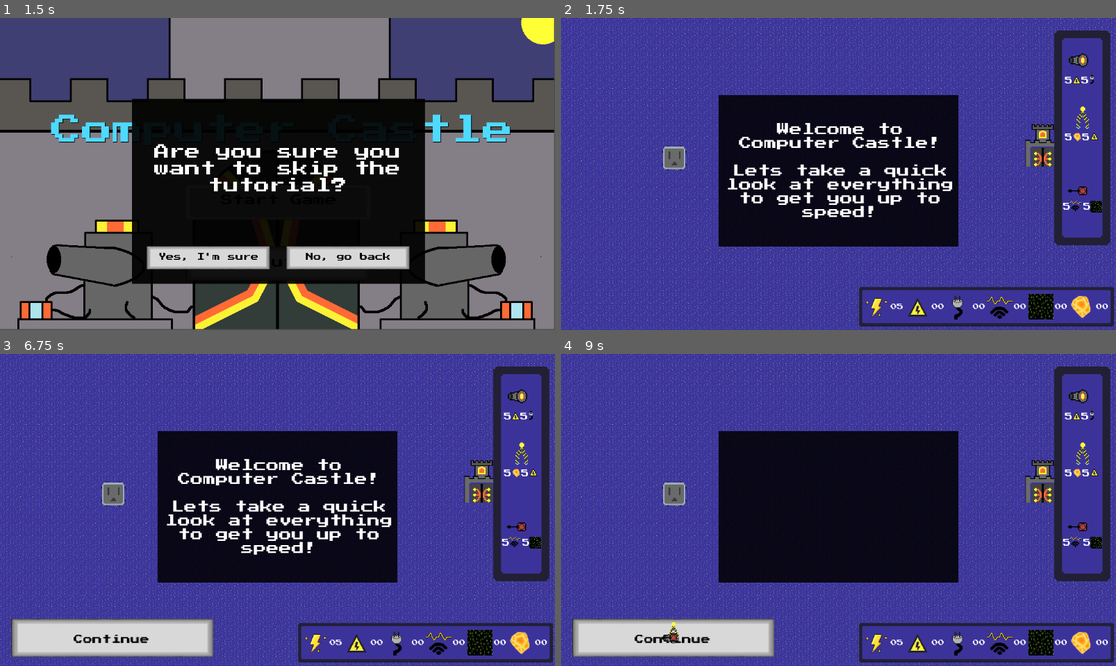
Above: before the commit, frames 1-4 (two rows, left to right).
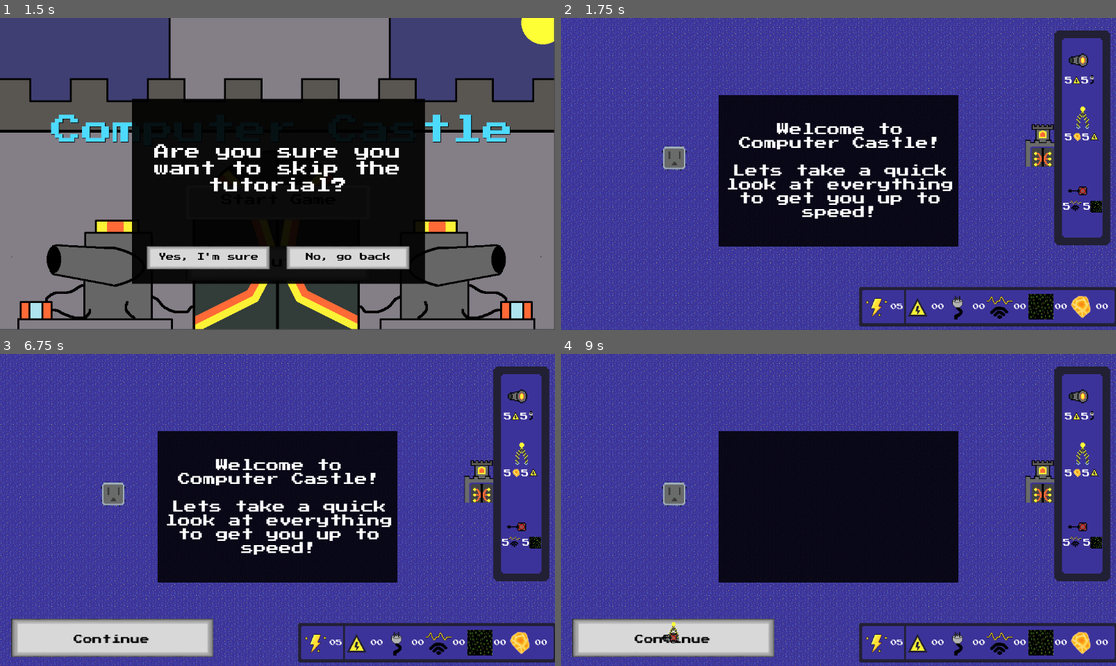
Above: after the commit, the same moments.

Repository: CalebJoines/Computer-Castle
Game: Godot game, scene res://Scenes/TitleScreen.tscn
The game is run twice, just before and just after one commit, with the same random seed, the same clock (stepped at 60 frames per second) and the same inputs. Sound files missing from this copy of the repository are replaced by a short silence.
Inputs (mouse positions are in pixels of both pictures, inside the frame that each line leads up to):
- Up to frame 1 (1.5 s): tap Enter at 0.5 s; drag from (277, 202) to (333, 105) at 0.52 s; tap Space at 1.25 s; drag from (277, 264) to (249, 236) at 1.27 s
- Up to frame 2 (1.75 s): no input
- Up to frame 3 (6.75 s): click (521, 397) at 2 s; click (521, 463) at 2.75 s; click (521, 528) at 3.5 s; click (521, 397) at 4.25 s; click (521, 463) at 5 s; click (521, 528) at 5.75 s; click (521, 397) at 6.5 s
- Up to frame 4 (9 s): click (1082, 463) at 7.25 s; click (1082, 528) at 8 s; tap Enter at 8.75 s; move the mouse to (672, 637) at 8.77 s; click (672, 637) at 8.92 s

Frame 1 is identical in both runs. In frame 2, 0.1% of the frame differs, in the area x 53-100%, y 86-99%; in frame 3, 0.1%; in frame 4, 0.1%.

Commit message:
added updated resource bar

Diff:
--- a/computer-castle-/Scenes/Resource_Counters.tscn
+++ b/computer-castle-/Scenes/Resource_Counters.tscn
@@ -1,9 +1,10 @@
-[gd_scene format=3 uid="uid://cw0ib1cqjj7p"]
+[gd_scene format=3 uid="uid://ij6wxncpngfb"]
 
 [ext_resource type="Script" uid="uid://bv44snd02hlm0" path="res://Scripts/ResourceHUD.gd" id="1_0ru6n"]
 [ext_resource type="Texture2D" uid="uid://b23cno7sihbm1" path="res://Sprites/ResourceSprites/Energy.png" id="2_65vgh"]
 [ext_resource type="FontFile" uid="uid://b888lr52k04li" path="res://Fonts/PressStart2P-Regular.ttf" id="3_65vgh"]
 [ext_resource type="Texture2D" uid="uid://b78lay1d02mx5" path="res://Sprites/ResourceSprites/Bandwidth.png" id="4_8ggkb"]
+[ext_resource type="Texture2D" uid="uid://bkcnurx6vs1ma" path="res://Sprites/ResourceSprites/resource-divider-bar.png" id="4_fsk48"]
 [ext_resource type="Texture2D" uid="uid://dhitel0oagl54" path="res://Sprites/ResourceSprites/volts.png" id="4_hgfry"]
 [ext_resource type="Texture2D" uid="uid://crtdr2frnms0k" path="res://Sprites/ResourceSprites/circuit-export.png" id="5_8ggkb"]
 [ext_resource type="Texture2D" uid="uid://c5tbksqfq33g4" path="res://Sprites/ResourceSprites/Data.png" id="5_fsk48"]
@@ -109,10 +110,11 @@
 
 [node name="NinePatchRect" type="NinePatchRect" parent="." unique_id=225680477]
 z_index = 1
+texture_filter = 1
 layout_mode = 0
 offset_left = -12.0
 offset_top = -18.0
-offset_right = 633.0
+offset_right = 643.0
 offset_bottom = 82.0
 texture = ExtResource("9_8ggkb")
 region_rect = Rect2(0, 0, 64, 64)
@@ -120,3 +122,9 @@
 patch_margin_top = 10
 patch_margin_right = 10
 patch_margin_bottom = 10
+
+[node name="Sprite2D" type="Sprite2D" parent="." unique_id=410811180]
+z_index = 3
+position = Vector2(104.5, 33)
+scale = Vector2(0.625, 1.8235292)
+texture = ExtResource("4_fsk48")
--- /dev/null
+++ b/computer-castle-/foot_soldier.tscn
@@ -0,0 +1,108 @@
+[gd_scene format=3 uid="uid://b0o5t8c81tyc"]
+
+[ext_resource type="Script" uid="uid://cbfa38bdqqvyu" path="res://Scripts/enemy.gd" id="1_iq1b8"]
+[ext_resource type="PackedScene" uid="uid://5hf6ul3oswjh" path="res://tower_hit_affect.tscn" id="2_8kt3c"]
+[ext_resource type="Texture2D" uid="uid://cta3tjkj0dmg4" path="res://Sprites/Enemy Sprites/foot-soldier-enemy-animation-Sheet.png" id="2_uylm8"]
+[ext_resource type="Texture2D" uid="uid://bd6yqe30x01yf" path="res://Sprites/Enemy Sprites/Death Animation.png" id="3_8kt3c"]
+
+[sub_resource type="RectangleShape2D" id="RectangleShape2D_82i46"]
+size = Vector2(18.75, 34)
+
+[sub_resource type="AtlasTexture" id="AtlasTexture_roytg"]
+atlas = ExtResource("2_uylm8")
+region = Rect2(0, 0, 64, 64)
+
+[sub_resource type="AtlasTexture" id="AtlasTexture_f5t70"]
+atlas = ExtResource("2_uylm8")
+region = Rect2(64, 0, 64, 64)
+
+[sub_resource type="AtlasTexture" id="AtlasTexture_pouhj"]
+atlas = ExtResource("2_uylm8")
+region = Rect2(128, 0, 64, 64)
+
+[sub_resource type="AtlasTexture" id="AtlasTexture_7ni7l"]
+atlas = ExtResource("2_uylm8")
+region = Rect2(192, 0, 64, 64)
+
+[sub_resource type="SpriteFrames" id="SpriteFrames_1gtt8"]
+animations = [{
+"frames": [{
+"duration": 1.0,
+"texture": SubResource("AtlasTexture_roytg")
+}, {
+"duration": 1.0,
+"texture": SubResource("AtlasTexture_f5t70")
+}, {
+"duration": 1.0,
+"texture": SubResource("AtlasTexture_pouhj")
+}, {
+"duration": 1.0,
+"texture": SubResource("AtlasTexture_7ni7l")
+}],
+"loop": true,
+"name": &"default",
+"speed": 5.0
+}]
+
+[sub_resource type="AtlasTexture" id="AtlasTexture_vcbit"]
+atlas = ExtResource("3_8kt3c")
+region = Rect2(0, 0, 64, 64)
+
+[sub_resource type="AtlasTexture" id="AtlasTexture_jyaom"]
+atlas = ExtResource("3_8kt3c")
+region = Rect2(64, 0, 64, 64)
+
+[sub_resource type="AtlasTexture" id="AtlasTexture_whll7"]
+atlas = ExtResource("3_8kt3c")
+region = Rect2(128, 0, 64, 64)
+
+[sub_resource type="AtlasTexture" id="AtlasTexture_q5x4t"]
+atlas = ExtResource("3_8kt3c")
+region = Rect2(192, 0, 64, 64)
+
+[sub_resource type="SpriteFrames" id="SpriteFrames_s3h4j"]
+animations = [{
+"frames": [{
+"duration": 1.0,
+"texture": null
+}, {
+"duration": 1.0,
+"texture": SubResource("AtlasTexture_vcbit")
+}, {
+"duration": 1.0,
+"texture": SubResource("AtlasTexture_jyaom")
+}, {
+"duration": 1.0,
+"texture": SubResource("AtlasTexture_whll7")
+}, {
+"duration": 1.0,
+"texture": SubResource("AtlasTexture_q5x4t")
+}, {
+"duration": 1.0,
+"texture": null
+}],
+"loop": false,
+"name": &"default",
+"speed": 3.0
+}]
+
+[node name="FootSoldier" type="Area2D" unique_id=170929755]
+texture_filter = 1
+script = ExtResource("1_iq1b8")
+tower_hit_affect = ExtResource("2_8kt3c")
+metadata/_custom_type_script = "uid://cbfa38bdqqvyu"
+
+[node name="CollisionShape2D" type="CollisionShape2D" parent="." unique_id=452437591]
+position = Vector2(-1.625, -3)
+shape = SubResource("RectangleShape2D_82i46")
+
+[node name="AnimatedSprite2D" type="AnimatedSprite2D" parent="." unique_id=1892821693]
+texture_filter = 1
+scale = Vector2(1, 2)
+sprite_frames = SubResource("SpriteFrames_1gtt8")
+autoplay = "default"
+
+[node name="death" type="AnimatedSprite2D" parent="." unique_id=408347945]
+scale = Vector2(0.7, 0.7)
+sprite_frames = SubResource("SpriteFrames_s3h4j")
+autoplay = "default"
--- /dev/null
+++ b/computer-castle-/red_knight.tscn
@@ -0,0 +1,97 @@
+[gd_scene format=3 uid="uid://csaii1d5x8tft"]
+
+[ext_resource type="Script" uid="uid://cbfa38bdqqvyu" path="res://Scripts/enemy.gd" id="1_2xq65"]
+[ext_resource type="Texture2D" uid="uid://divicet2dqyox" path="res://Sprites/Enemy Sprites/Red-Knight-Enemy-Animation.png" id="2_ayssd"]
+[ext_resource type="PackedScene" uid="uid://5hf6ul3oswjh" path="res://tower_hit_affect.tscn" id="2_f3xpq"]
+[ext_resource type="Texture2D" uid="uid://bd6yqe30x01yf" path="res://Sprites/Enemy Sprites/Death Animation.png" id="3_f3xpq"]
+
+[sub_resource type="RectangleShape2D" id="RectangleShape2D_5rogq"]
+size = Vector2(18.75, 34)
+
+[sub_resource type="AtlasTexture" id="AtlasTexture_4hatm"]
+atlas = ExtResource("2_ayssd")
+region = Rect2(0, 0, 64, 64)
+
+[sub_resource type="AtlasTexture" id="AtlasTexture_lp5xl"]
+atlas = ExtResource("2_ayssd")
+region = Rect2(64, 0, 64, 64)
+
+[sub_resource type="SpriteFrames" id="SpriteFrames_2d452"]
+animations = [{
+"frames": [{
+"duration": 1.0,
+"texture": SubResource("AtlasTexture_4hatm")
+}, {
+"duration": 1.0,
+"texture": SubResource("AtlasTexture_lp5xl")
+}],
+"loop": true,
+"name": &"default",
+"speed": 5.0
+}]
+
+[sub_resource type="AtlasTexture" id="AtlasTexture_vcbit"]
+atlas = ExtResource("3_f3xpq")
+region = Rect2(0, 0, 64, 64)
+
+[sub_resource type="AtlasTexture" id="AtlasTexture_jyaom"]
+atlas = ExtResource("3_f3xpq")
+region = Rect2(64, 0, 64, 64)
+
+[sub_resource type="AtlasTexture" id="AtlasTexture_whll7"]
+atlas = ExtResource("3_f3xpq")
+region = Rect2(128, 0, 64, 64)
+
+[sub_resource type="AtlasTexture" id="AtlasTexture_q5x4t"]
+atlas = ExtResource("3_f3xpq")
+region = Rect2(192, 0, 64, 64)
+
+[sub_resource type="SpriteFrames" id="SpriteFrames_sxuma"]
+animations = [{
+"frames": [{
+"duration": 1.0,
+"texture": null
+}, {
+"duration": 1.0,
+"texture": SubResource("AtlasTexture_vcbit")
+}, {
+"duration": 1.0,
+"texture": SubResource("AtlasTexture_jyaom")
+}, {
+"duration": 1.0,
+"texture": SubResource("AtlasTexture_whll7")
+}, {
+"duration": 1.0,
+"texture": SubResource("AtlasTexture_q5x4t")
+}, {
+"duration": 1.0,
+"texture": null
+}],
+"loop": false,
+"name": &"default",
+"speed": 3.0
+}]
+
+[node name="RedKnight" type="Area2D" unique_id=1905282737]
+script = ExtResource("1_2xq65")
+tower_hit_affect = ExtResource("2_f3xpq")
+metadata/_custom_type_script = "uid://cbfa38bdqqvyu"
+
+[node name="CollisionShape2D" type="CollisionShape2D" parent="." unique_id=2100626930]
+position = Vector2(-1.625, -3)
+shape = SubResource("RectangleShape2D_5rogq")
+
+[node name="AnimatedSprite2D" type="AnimatedSprite2D" parent="." unique_id=75738091]
+texture_filter = 1
+scale = Vector2(1, 2)
+sprite_frames = SubResource("SpriteFrames_2d452")
+autoplay = "default"
+frame = 1
+frame_progress = 0.90492386
+
+[node name="death" type="AnimatedSprite2D" parent="." unique_id=619564901]
+scale = Vector2(0.7, 0.7)
+sprite_frames = SubResource("SpriteFrames_sxuma")
+autoplay = "default"
+frame = 5
+frame_progress = 1.0
Binary file added: computer-castle-/Sprites/ResourceSprites/resource-divider-bar.png
Not shown, added: computer-castle-/Sprites/ResourceSprites/resource-divider-bar.png.import
